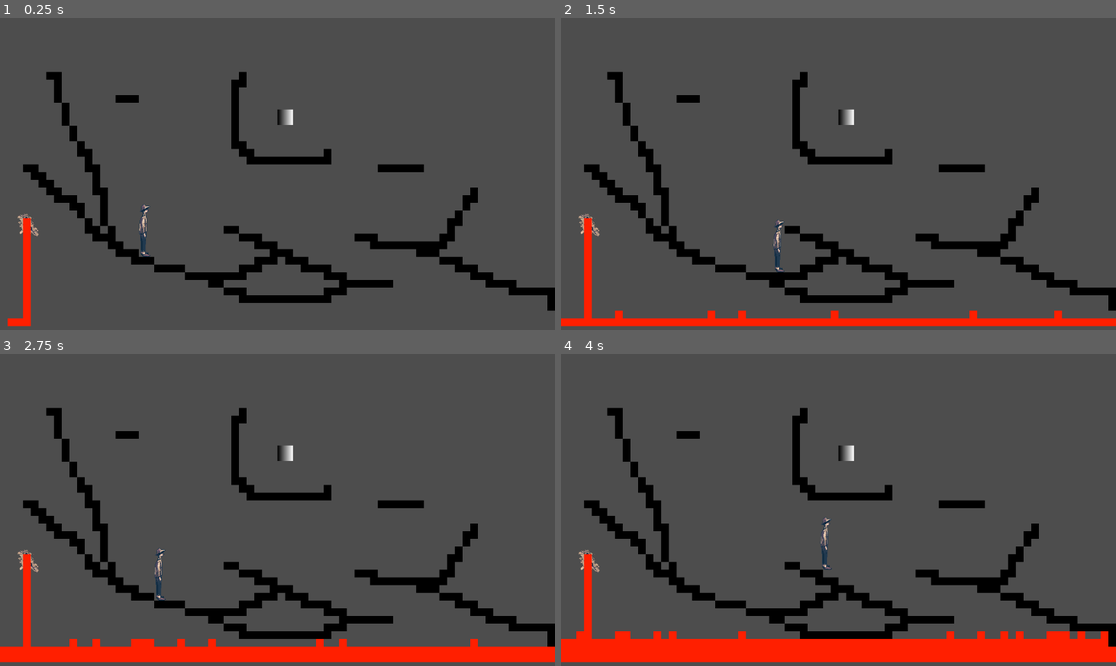
Above: before the commit, frames 1-4 (two rows, left to right).
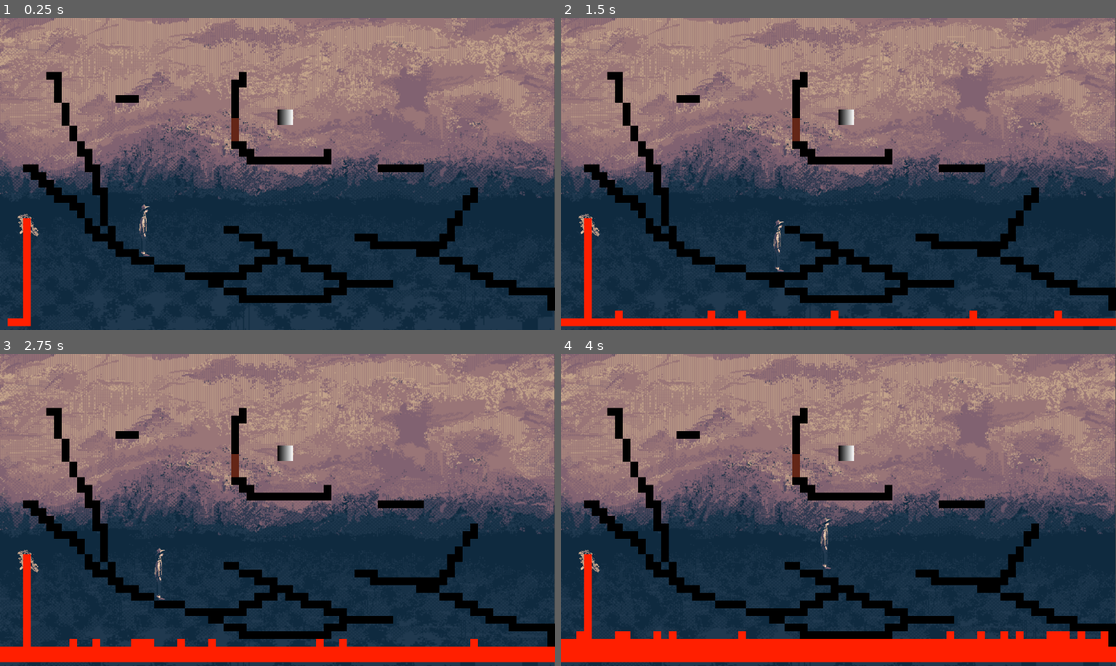
Above: after the commit, the same moments.

Repository: hellomynameisren/ludumdare
Game: Godot game, scene res://liquid/test_level.tscn
The game is run twice, just before and just after one commit, with the same random seed, the same clock (stepped at 60 frames per second) and the same inputs. The project has no main scene, so this scene is started directly.
Inputs:
- Up to frame 1 (0.25 s): no input
- Up to frame 2 (1.5 s): hold Right (ui_right) from 0.53 s (still down); tap Up (ui_up) at 0.77 s
- Up to frame 3 (2.75 s): tap Up (ui_up) at 1.52 s; release Right (ui_right) at 2.03 s; hold Left (ui_left) from 2.03 s (still down)
- Up to frame 4 (4 s): release Left (ui_left) at 2.78 s; hold Right (ui_right) from 2.78 s (still down); tap Up (ui_up) at 3.02, 3.77 s

The runs differ from the first frame. In frame 1, 88% of the frame differs, in the area x 0-100%, y 0-100%; in frame 2, 85%; in frame 3, 83%; in frame 4, 80%.

Commit message:
background and breakable

Diff:
--- /dev/null
+++ b/liquid/breakable_wall.tscn
@@ -0,0 +1,21 @@
+[gd_scene load_steps=4 format=3 uid="uid://c8pwar7vibtjg"]
+
+[sub_resource type="Gradient" id="Gradient_rrot3"]
+offsets = PackedFloat32Array(0)
+colors = PackedColorArray(0.392157, 0.152941, 0.0901961, 1)
+
+[sub_resource type="GradientTexture2D" id="GradientTexture2D_ry8lv"]
+gradient = SubResource("Gradient_rrot3")
+width = 16
+height = 16
+
+[sub_resource type="RectangleShape2D" id="RectangleShape2D_ypdwo"]
+size = Vector2(16, 16)
+
+[node name="BreakableWall" type="StaticBody2D"]
+
+[node name="Sprite2D" type="Sprite2D" parent="."]
+texture = SubResource("GradientTexture2D_ry8lv")
+
+[node name="CollisionShape2D" type="CollisionShape2D" parent="."]
+shape = SubResource("RectangleShape2D_ypdwo")
--- a/liquid/level.gd
+++ b/liquid/level.gd
@@ -3,6 +3,7 @@
 class_name level
 
 var lava_block_scene = preload("res://liquid/lava_block.tscn")
+var breakable_block_scene = preload("res://liquid/breakable_wall.tscn")
 
 
 
@@ -22,10 +23,14 @@
 			var tile_coord = Vector2(x, y)
 			var tile_id = $TileMap.get_cell_source_id(0, tile_coord)
 			if tile_id == 1:
-				print("tile_coord: " + str(tile_coord))
 				var position = $TileMap.map_to_local(tile_coord + Vector2(1/2, 1/2))
 				var lava_instance = lava_block_scene.instantiate()
 				lava_instance.global_position = position
 				self.add_child(lava_instance)
-			# 	spawn_breakable_brick(position)
 				$TileMap.set_cell(0, tile_coord, -1)
+			if tile_id == 2:
+				var position = $TileMap.map_to_local(tile_coord + Vector2(1/2, 1/2))
+				var breakable_instance = breakable_block_scene.instantiate()
+				breakable_instance.global_position = position
+				self.add_child(breakable_instance)
+				$TileMap.set_cell(0, tile_coord, -1)
--- a/liquid/level.tscn
+++ b/liquid/level.tscn
@@ -1,7 +1,8 @@
-[gd_scene load_steps=3 format=3 uid="uid://wrwp604x2ow3"]
+[gd_scene load_steps=4 format=3 uid="uid://wrwp604x2ow3"]
 
 [ext_resource type="Script" path="res://liquid/level.gd" id="1_50m2i"]
 [ext_resource type="PackedScene" uid="uid://df0tq61dwlnry" path="res://liquid/lava_spawner.tscn" id="1_mdu2v"]
+[ext_resource type="Texture2D" uid="uid://ou0wi70b3nxm" path="res://assets/background_test.png" id="3_qf0ym"]
 
 [node name="Level" type="Node2D"]
 script = ExtResource("1_50m2i")
@@ -11,3 +12,9 @@
 
 [node name="BottomRight" type="Node2D" parent="."]
 position = Vector2(1152, 648)
+
+[node name="Background" type="Sprite2D" parent="."]
+z_index = -100
+position = Vector2(575.5, 342.25)
+scale = Vector2(1.91833, 1.71303)
+texture = ExtResource("3_qf0ym")
--- a/liquid/test_level.tscn
+++ b/liquid/test_level.tscn
@@ -7,6 +7,7 @@
 [ext_resource type="PackedScene" uid="uid://baep8bkn4mli2" path="res://liquid/lava_hole.tscn" id="6_7w2jk"]
 [ext_resource type="Texture2D" uid="uid://dfk42c8cvs70j" path="res://assets/lava_tile.png" id="6_gg2f2"]
 [ext_resource type="Texture2D" uid="uid://6pybjbei8h16" path="res://assets/black_16_16.png" id="6_picq3"]
+[ext_resource type="Texture2D" uid="uid://0gu4a2kbmvgr" path="res://assets/breakable_tile.png" id="8_7smv2"]
 
 [sub_resource type="TileSetAtlasSource" id="TileSetAtlasSource_ompcd"]
 texture = ExtResource("6_picq3")
@@ -21,10 +22,17 @@
 0:0/0/physics_layer_0/linear_velocity = Vector2(0, 0)
 0:0/0/physics_layer_0/angular_velocity = 0.0
 
+[sub_resource type="TileSetAtlasSource" id="TileSetAtlasSource_40f3y"]
+texture = ExtResource("8_7smv2")
+0:0/0 = 0
+0:0/0/physics_layer_0/linear_velocity = Vector2(0, 0)
+0:0/0/physics_layer_0/angular_velocity = 0.0
+
 [sub_resource type="TileSet" id="TileSet_hgwpv"]
 physics_layer_0/collision_layer = 1
 sources/0 = SubResource("TileSetAtlasSource_ompcd")
 sources/1 = SubResource("TileSetAtlasSource_302oh")
+sources/2 = SubResource("TileSetAtlasSource_40f3y")
 
 [node name="Level" instance=ExtResource("1_yxwh2")]
 script = ExtResource("2_5tt3k")
@@ -41,4 +49,4 @@
 [node name="TileMap" type="TileMap" parent="." index="5"]
 tile_set = SubResource("TileSet_hgwpv")
 format = 2
-layer_0/tile_data = PackedInt32Array(1245187, 0, 0, 1245188, …(1363 unchanged characters)…  0, 720926, 0, 0, 786462, 0, 0, 851998, 0, 0, 917534, 0, 0, 983070, 0, 0, 1048606, 0, 0, 1048607, 0, 0, 11141 …(1781 unchanged characters)…
+layer_0/tile_data = PackedInt32Array(1245187, 0, 0, 1245188, …(1363 unchanged characters)…  0, 720926, 0, 0, 786462, 0, 0, 851998, 2, 0, 917534, 2, 0, 983070, 2, 0, 1048606, 0, 0, 1048607, 0, 0, 11141 …(1781 unchanged characters)…
Binary file added: assets/background_test.png
Not shown, added: assets/background_test.png.import
Binary file added: assets/breakable_tile.png
Not shown, added: assets/breakable_tile.png.import
Not shown: 1 places in liquid/test_level.tscn that only renumber resources
